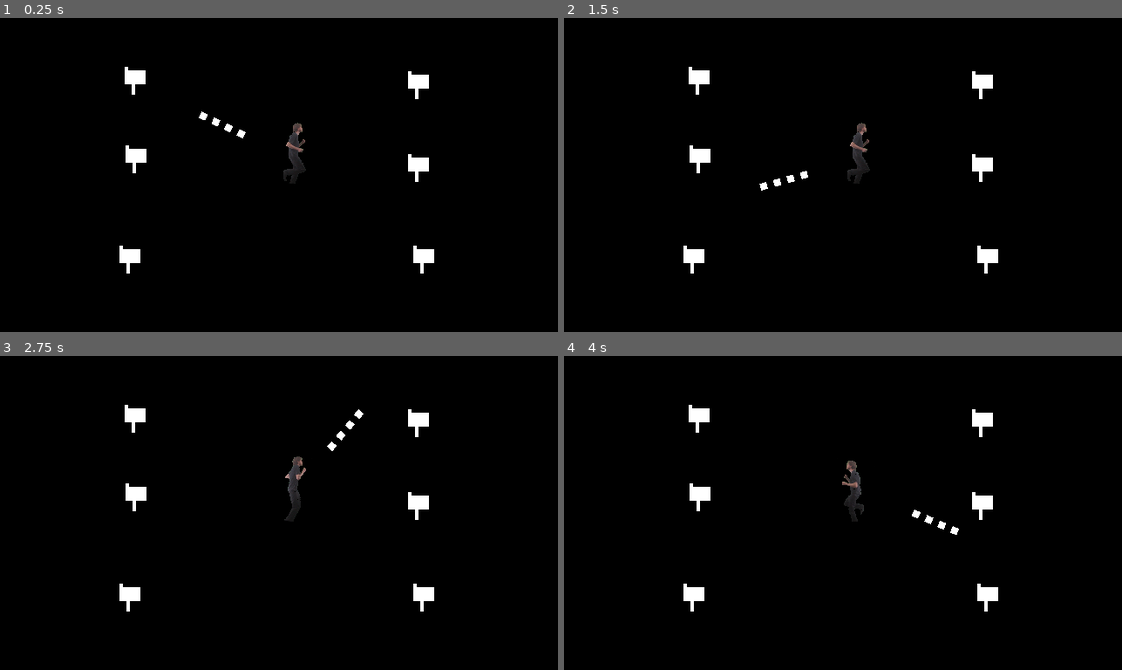
Above: before the commit, frames 1-4 (two rows, left to right).
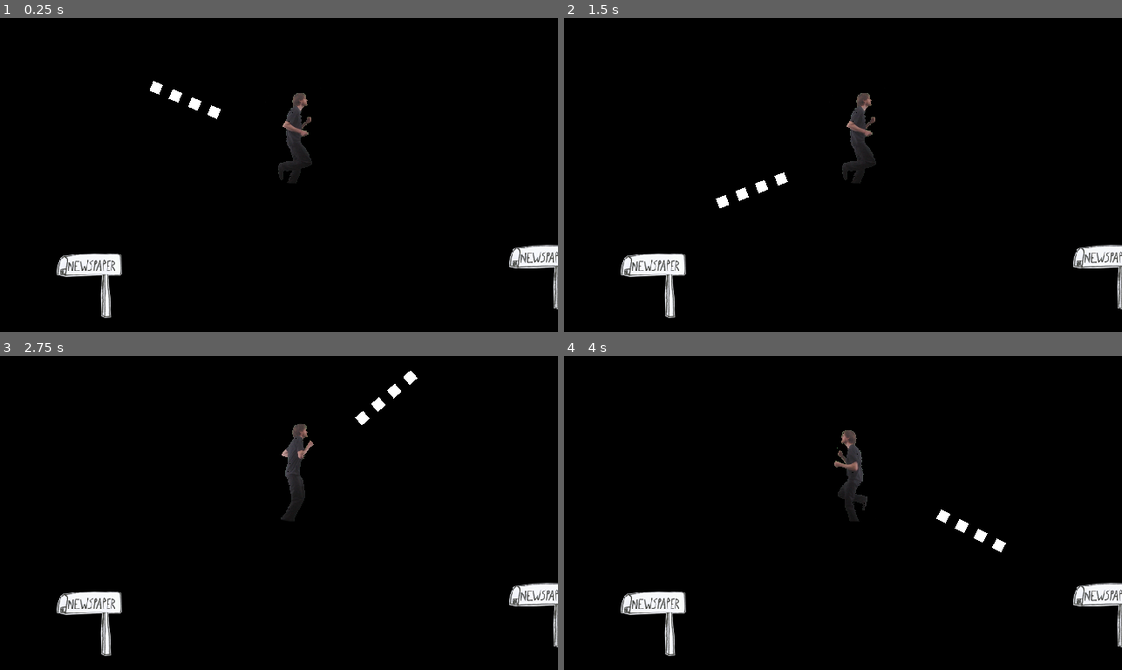
Above: after the commit, the same moments.

Repository: granumignis/PaperDelivery2000
Game: Godot game, scene res://Level00.tscn
Same seed, same stepped clock (60 frames per second), same inputs: the game is played once before the commit and once after it.
Inputs (mouse positions are in pixels of both pictures, inside the frame that each line leads up to):
- Up to frame 1 (0.25 s): no input
- Up to frame 2 (1.5 s): tap Enter (ui_accept) at 0.5, 0.77 s; move the mouse to (965, 159) at 0.52 s; hold Right (ui_right) 0.53-1.28 s; move the mouse to (731, 190) at 1.27 s; hold Down (ui_down) from 1.28 s (still down)
- Up to frame 3 (2.75 s): tap Enter (ui_accept) at 1.52 s; move the mouse to (334, 443) at 2.02 s; release Down (ui_down) at 2.03 s; hold Right (ui_right) from 2.03 s (still down)
- Up to frame 4 (4 s): move the mouse to (815, 575) at 2.77 s; release Right (ui_right) at 2.78 s; hold Up (ui_up) 2.78-3.53 s; tap Enter (ui_accept) at 3.02, 3.77 s; move the mouse to (1010, 560) at 3.52 s; hold Left (ui_left) from 3.53 s (still down)

The runs differ from the first frame. In frame 1, 4.0% of the frame differs, in the area x 10-100%, y 15-96%; in frame 2, 3.9%; in frame 3, 3.8%; in frame 4, 3.9%.

Commit message:
Art Processed - Major Adjustments to Game in Progress

Diff:
--- a/Classes/GameObject2D.gd
+++ b/Classes/GameObject2D.gd
@@ -1,7 +1,7 @@
 extends Area2D
 
 export(bool) var HasNewsPaperInIt = false
-onready var sprite = $Sprite
+onready var sprite = $Sprite_HD
 onready var level = get_owner()
 
 signal NewsPaper_Delivered
--- a/Level00.tscn
+++ b/Level00.tscn
@@ -21,28 +21,34 @@
 
 [node name="PaperBoy" parent="." instance=ExtResource( 3 )]
 position = Vector2( 83.969, 47.553 )
-scale = Vector2( 2, 2 )
+scale = Vector2( 3, 3 )
 SPEED = 88
 
 [node name="JumboTron" parent="." instance=ExtResource( 4 )]
 
 [node name="MailBox" parent="." instance=ExtResource( 1 )]
-position = Vector2( 119.678, 23.3346 )
+position = Vector2( 24.3963, 85.9256 )
+scale = Vector2( 3, 3 )
 
 [node name="MailBox2" parent="." instance=ExtResource( 1 )]
-position = Vector2( 119.635, 47.0487 )
+position = Vector2( 154.177, 83.5591 )
+scale = Vector2( 3, 3 )
 
 [node name="MailBox3" parent="." instance=ExtResource( 1 )]
-position = Vector2( 121.092, 73.1856 )
+position = Vector2( 239.896, 84.6813 )
+scale = Vector2( 3, 3 )
 
 [node name="MailBox4" parent="." instance=ExtResource( 1 )]
-position = Vector2( 38.3606, 22.0971 )
+position = Vector2( 24.0313, -10.5442 )
+scale = Vector2( -3, 3 )
 
 [node name="MailBox5" parent="." instance=ExtResource( 1 )]
-position = Vector2( 38.714, 44.5478 )
+position = Vector2( 107.915, -52.8153 )
+scale = Vector2( -3, 3 )
 
 [node name="MailBox6" parent="." instance=ExtResource( 1 )]
-position = Vector2( 36.9462, 73.3624 )
+position = Vector2( 271.94, -10.2884 )
+scale = Vector2( -3, 3 )
 
 [node name="ExtraPapers" parent="." instance=ExtResource( 5 )]
 visible = false
--- a/Objects/MailBox.tscn
+++ b/Objects/MailBox.tscn
@@ -1,22 +1,29 @@
-[gd_scene load_steps=4 format=2]
+[gd_scene load_steps=5 format=2]
 
 [ext_resource path="res://Classes/GameObject2D.tscn" type="PackedScene" id=1]
 [ext_resource path="res://Art/mailbox.png" type="Texture" id=2]
+[ext_resource path="res://Art/Game-Resolution/newspaper-box.png" type="Texture" id=3]
 
 [sub_resource type="RectangleShape2D" id=1]
-extents = Vector2( 3.05727, 4.08403 )
+extents = Vector2( 3.05727, 1.4341 )
 
 [node name="MailBox" instance=ExtResource( 1 )]
 
 [node name="Sprite" parent="." index="0"]
+visible = false
 position = Vector2( 0.397747, -4 )
 texture = ExtResource( 2 )
 
 [node name="CollisionShape2D" parent="." index="1"]
-position = Vector2( 0.309359, -4.06587 )
+position = Vector2( 0.309359, -5.06587 )
 shape = SubResource( 1 )
 
 [node name="VisibilityNotifier2D" parent="." index="2"]
 position = Vector2( 0.353554, -4.06587 )
 scale = Vector2( 0.306151, 0.4 )
+
+[node name="Sprite_HD" type="Sprite" parent="." index="3"]
+position = Vector2( 0.447861, -3.28456 )
+scale = Vector2( 0.0683584, 0.0683584 )
+texture = ExtResource( 3 )
 [connection signal="body_entered" from="." to="." method="_on_MailBox_body_entered"]
--- a/Objects/NewsPaper.tscn
+++ b/Objects/NewsPaper.tscn
@@ -24,6 +24,7 @@
 extents = Vector2( 1.01019, 0.514292 )
 
 [node name="NewsPaper" instance=ExtResource( 1 )]
+scale = Vector2( 3, 3 )
 
 [node name="Sprite" parent="." index="0"]
 position = Vector2( 0, -1 )
Binary file added: Art/Game-Resolution/aim-visual-redrawn-smaller.png
Not shown, added: Art/Game-Resolution/aim-visual-redrawn-smaller.png.import
Binary file added: Art/Game-Resolution/aim-visual-redrawn.png
Not shown, added: Art/Game-Resolution/aim-visual-redrawn.png.import
Binary file added: Art/Game-Resolution/newspaper-box.png
Not shown, added: Art/Game-Resolution/newspaper-box.png.import
Binary file added: Art/High-Resolution/aimindicator.png
Not shown, added: Art/High-Resolution/aimindicator.png.import
Binary file added: Art/High-Resolution/deliveries-remaining-text.png
Not shown, added: Art/High-Resolution/deliveries-remaining-text.png.import
Binary file added: Art/High-Resolution/digits.png
Not shown, added: Art/High-Resolution/digits.png.import
(and 19 more such lines)
